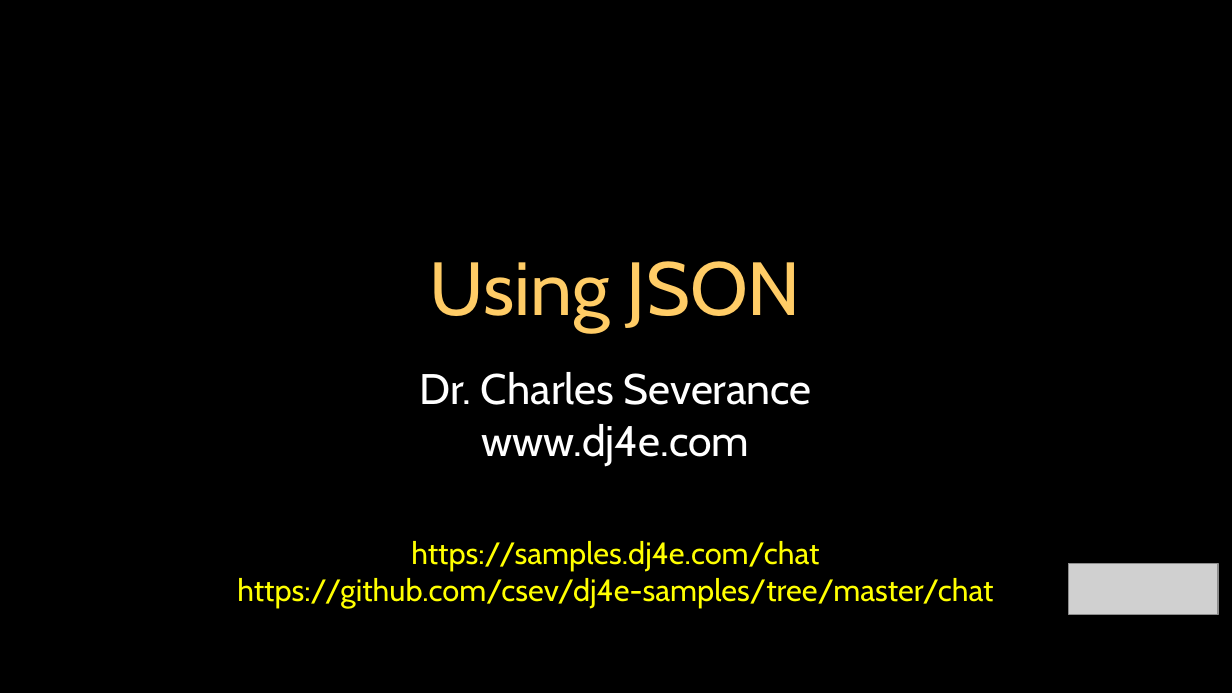
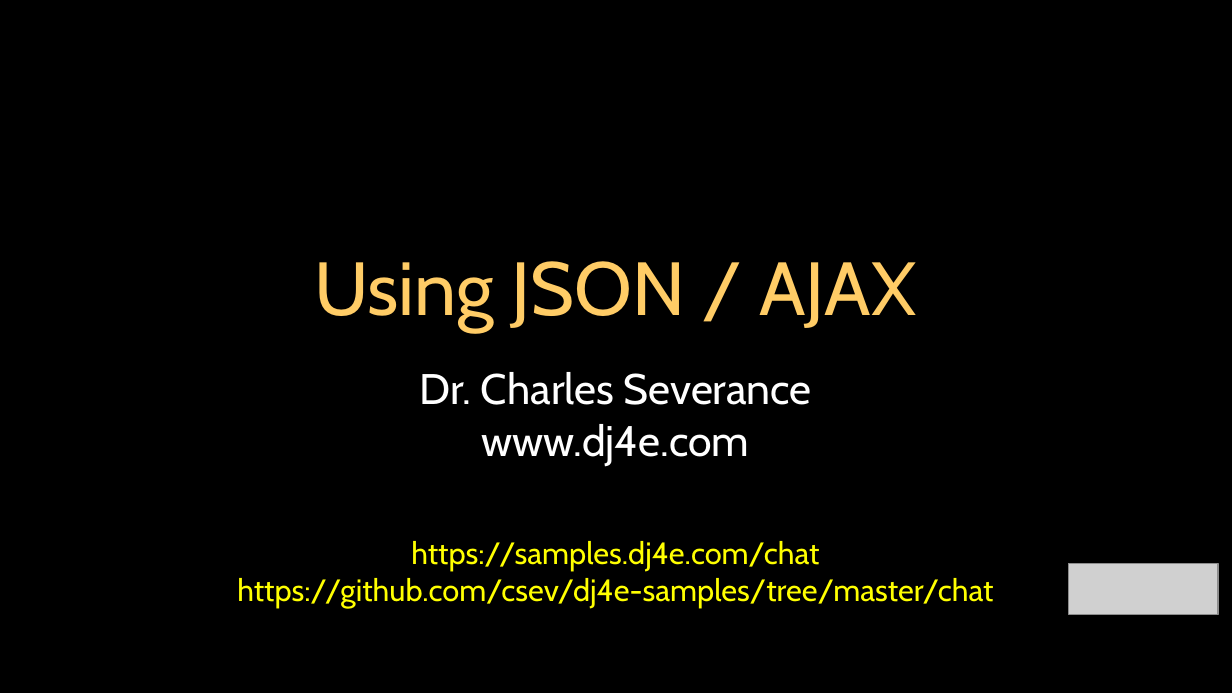
Before and after one commit to csev/dj4e, a slide deck: slide 1 of lectures/JS-04-JSON.ppt. Drawn at 1232x693 pixels with LibreOffice and Linux fonts; fonts in the diff are those of the drawing; grey boxes stand for pictures. Boxes give left, top, right and bottom in pixels: in the first picture for what was removed or moved away, otherwise in the second. Text is boxed around its words. In the diff, an @@ line names an element or a change of style, - is before the commit and + after.

```diff
--- a/lectures/JS-04-JSON.ppt
+++ b/lectures/JS-04-JSON.ppt
@@ title at [314,261,916,331]: text changed @@
-Using JSON
+Using JSON / AJAX
```
Also in this commit, not shown: 1 other slide changed, 1 other file.
